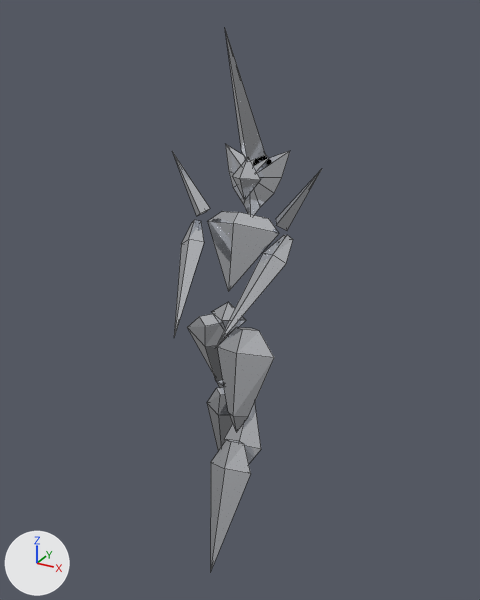
A saved change to the Blender file art/mercury.blend.
Camera for both pictures: a 50 mm lens placed at (1.95, -3.39, 3.34), pointed at (0.01, 0.13, 1.59). Arrows for +X, +Y and +Z are at lower left; the lights stay in place. The older version comes first. Mesh edges are drawn as thin lines.

Names of what the first picture shows: 'arm_L', 'arm_R', 'chest', 'head', 'pelvis', 'shin_L', 'shin_R', 'shoulder_L', 'shoulder_R', 'thigh_L', 'thigh_R'.
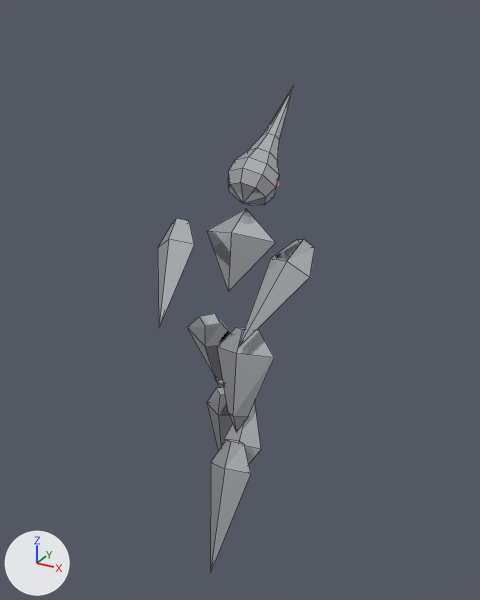
Pixel boxes [x1, y1, x2, y2] of what changed, in the pictures (480 x 600 px):
'head', reshaped (35% shorter)
    before: [225, 29, 290, 215]
    after: [228, 86, 294, 206]
'arm_R', reshaped, moved
    before: [216, 235, 293, 347]
    after: [238, 239, 315, 347]
'chest', reshaped
    before: [207, 211, 279, 292]
    after: [207, 209, 276, 292]
'arm_L', reshaped, moved (19% wider)
    before: [174, 220, 204, 336]
    after: [158, 218, 194, 327]
'shoulder_R', deleted
    before: [276, 169, 322, 231]
'shoulder_L', deleted
    before: [172, 151, 210, 216]
'pelvis', deleted
    before: [212, 302, 246, 335]

What changed in the scene script:
```text
Change me_chest:
    used by ob_chest; parent = ob_hips; location = (0.0, 0.0, 0.17); rotation_euler = (-0.454, 0.0, 0.0), in degrees (-26, 0, 0)
    remove me_chest.from_pydata(...)  # 9 vertices, 9 faces; spans x -0.26..0.26, y -0.13..0.13, z 0.0..0.5
    add me_chest.from_pydata(...)  # 6 vertices, 8 faces; spans x -0.25..0.25, y -0.13..0.13, z 0.0..0.54
    me_chest part 1
    8 vertices are removed from x -0.26..0.26, y -0.13..0.13, z 0.42..0.5
    9 faces are deleted
    5 vertices are added at (0.25, 0.0, 0.36), (0.0, 0.13, 0.36), (-0.25, 0.0, 0.36), (0.0, -0.13, 0.36), (0.0, 0.0, 0.54)
    8 new faces join them
Change me_head:
    used by ob_head; parent = ob_chest; location = (0.0, 0.0, 0.7); rotation_euler = (0.279, 0.0, 0.0), in degrees (16, 0, 0)
    remove me_head.from_pydata(...)  # 25 vertices, 37 faces; spans x -0.23..0.23, y -0.48..0.13, z -0.23..0.86
    add me_head.from_pydata(...)  # 42 vertices, 48 faces; spans x -0.17..0.17, y -0.152..0.505, z -0.143..0.646
    me_head part 2: the whole mesh is rebuilt
Change me_arm_l:
    used by ob_arm_l; parent = ob_chest; location = (-0.34, 0.0, 0.44); rotation_euler = (-0.349, -0.244, 0.0), in degrees (-20, -14, 0)
    remove me_arm_l.from_pydata(...)  # 9 vertices, 9 faces; spans x -0.085..0.085, y -0.05..0.05, z -0.86..-0.04
    add me_arm_l.from_pydata(...)  # 9 vertices, 9 faces; spans x -0.14..0.14, y -0.09..0.09, z -0.8..-0.04
    me_arm_l part 3
    me_arm_l.vertices[0].co: (0.085, 0.0, -0.2) -> (0.14, 0.0, -0.22)  # pixel (204, 242) -> pixel (194, 244)
    me_arm_l.vertices[1].co: (0.0, 0.05, -0.2) -> (0.0, 0.09, -0.22)
    me_arm_l.vertices[2].co: (-0.085, 0.0, -0.2) -> (-0.14, 0.0, -0.22)  # pixel (181, 244) -> pixel (157, 247)
    me_arm_l.vertices[3].co: (0.0, -0.05, -0.2) -> (0.0, -0.09, -0.22)  # pixel (188, 239) -> pixel (168, 239)
    me_arm_l.vertices[4].co: (0.035, 0.0, -0.04) -> (0.065, 0.0, -0.04)  # pixel (201, 221) -> pixel (189, 221)
    me_arm_l.vertices[5].co: (0.0, 0.03, -0.04) -> (0.0, 0.055, -0.04)
    me_arm_l.vertices[6].co: (-0.035, 0.0, -0.04) -> (-0.065, 0.0, -0.04)  # pixel (191, 222) -> pixel (172, 223)
    me_arm_l.vertices[7].co: (0.0, -0.03, -0.04) -> (0.0, -0.055, -0.04)  # pixel (194, 219) -> pixel (176, 218)
    me_arm_l.vertices[8].co: (0.0, 0.0, -0.86) -> (0.0, 0.0, -0.8)  # not seen -> pixel (158, 328)
Change me_arm_r:
    used by ob_arm_r; parent = ob_chest; location = (0.34, 0.0, 0.44); rotation_euler = (-0.349, 0.244, 0.0), in degrees (-20, 14, 0)
    remove me_arm_r.from_pydata(...)  # 9 vertices, 9 faces; spans x -0.085..0.085, y -0.05..0.05, z -0.86..-0.04
    add me_arm_r.from_pydata(...)  # 9 vertices, 9 faces; spans x -0.14..0.14, y -0.09..0.09, z -0.8..-0.04
    me_arm_r part 4
    me_arm_r.vertices[0].co: (0.085, 0.0, -0.2) -> (0.14, 0.0, -0.22)  # pixel (286, 263) -> pixel (309, 277)
    me_arm_r.vertices[1].co: (0.0, 0.05, -0.2) -> (0.0, 0.09, -0.22)
    me_arm_r.vertices[2].co: (-0.085, 0.0, -0.2) -> (-0.14, 0.0, -0.22)  # pixel (263, 252) -> pixel (270, 258)
    me_arm_r.vertices[3].co: (0.0, -0.05, -0.2) -> (0.0, -0.09, -0.22)  # pixel (272, 254) -> pixel (286, 261)
    me_arm_r.vertices[4].co: (0.035, 0.0, -0.04) -> (0.065, 0.0, -0.04)  # pixel (293, 239) -> pixel (314, 247)
    me_arm_r.vertices[5].co: (0.0, 0.03, -0.04) -> (0.0, 0.055, -0.04)
    me_arm_r.vertices[6].co: (-0.035, 0.0, -0.04) -> (-0.065, 0.0, -0.04)  # pixel (283, 235) -> pixel (296, 239)
    me_arm_r.vertices[7].co: (0.0, -0.03, -0.04) -> (0.0, -0.055, -0.04)  # pixel (287, 234) -> pixel (303, 239)
    me_arm_r.vertices[8].co: (0.0, 0.0, -0.86) -> (0.0, 0.0, -0.8)  # pixel (214, 348) -> pixel (237, 348)
Remove ob_pelvis:
    ob_pelvis = bpy.data.objects.new('pelvis', me_pelvis)
Remove ob_shoulder_l:
    ob_shoulder_l = bpy.data.objects.new('shoulder_L', me_shoulder_l)
Remove ob_shoulder_r:
    ob_shoulder_r = bpy.data.objects.new('shoulder_R', me_shoulder_r)
Change ob_arm_l:
    ob_arm_l.location: (-0.34, 0.0, 0.44) -> (-0.46, 0.0, 0.42)
Change ob_arm_r:
    ob_arm_r.location: (0.34, 0.0, 0.44) -> (0.46, 0.0, 0.42)
```
